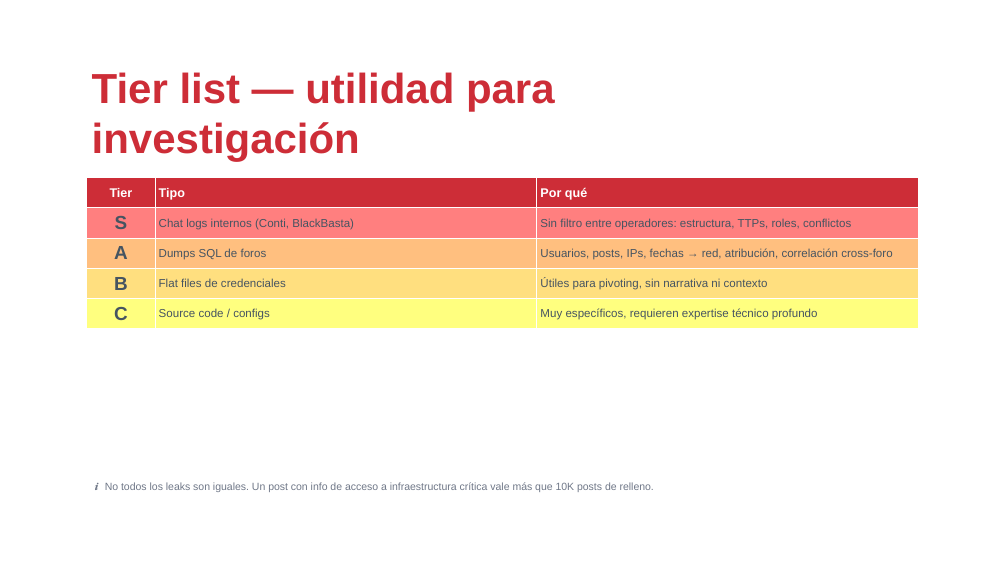
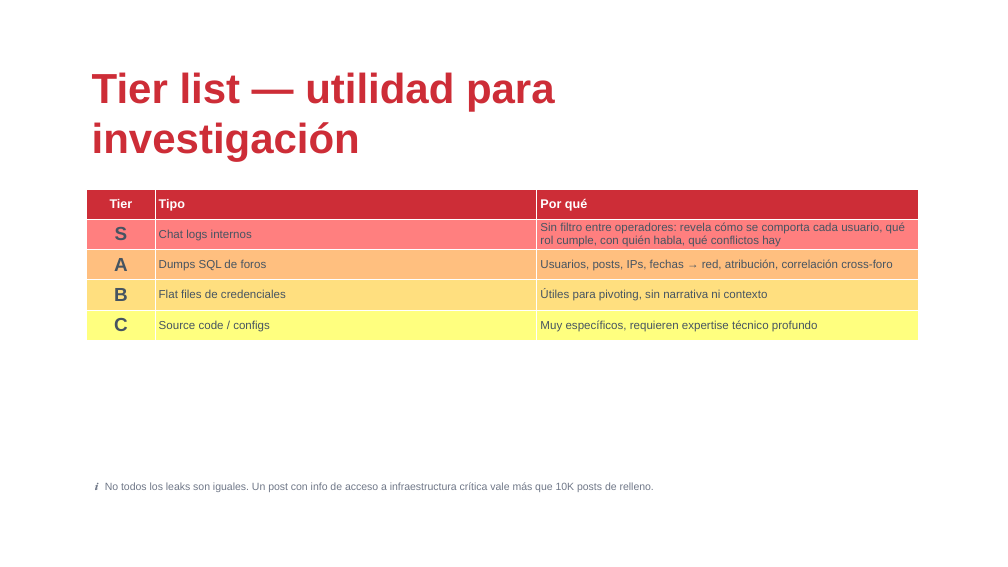
Before and after one commit to drj3ky11/FearOfTheDark, a slide deck: slide 5 of bloque0_ecosistema/csbc26_b0_ecosistema.pptx. Drawn at 1008x567 pixels with LibreOffice and Linux fonts; fonts in the diff are those of the drawing; background and template pictures are left out. Boxes give left, top, right and bottom in pixels: in the first picture for what was removed or moved away, otherwise in the second. Text is boxed around its words. In the diff, an @@ line names an element or a change of style, - is before the commit and + after.

Commit message:
feat: reenfocar los 3 casos prácticos en una técnica protagonista
Cada caso propio (CardingForums, HackingForums, IronMarch) reduce ahora
lo genérico/redundante con Ransomware o entre sí y profundiza su hilo
conductor: IronMarch en centralidad + ground truth judicial, HackingForums
en atribución cross-foro multi-señal (incluida persistencia real
verificada entre los 4 snapshots de OGUsers), CardingForums en Louvain +
especialización de mercado. Notebooks y .pptx regenerados en los tres.

También: correcciones de bloque0_ecosistema (guion y contenido según
revisión) y ajustes globales en _shared/theme.py (tamaño de etiqueta de
sección, aire título-cuerpo, color de viñeta en two_col_slide).

```diff
--- a/bloque0_ecosistema/csbc26_b0_ecosistema.pptx
+++ b/bloque0_ecosistema/csbc26_b0_ecosistema.pptx
@@ table at [87, 189, 919, 340] @@
-row 2, column 2: Chat logs internos (Conti, BlackBasta)
+row 2, column 2: Chat logs internos
-row 2, column 3: Sin filtro entre operadores: estructura, TTPs, roles, conflictos
+row 2, column 3: Sin filtro entre operadores: revela cómo se comporta cada usuario, qué rol cumple, con quién habla, qué conflictos hay
@@ table: place and size @@
-table at [87, 178, 919, 329]
+table at [87, 189, 919, 340]
```
Also in this commit, not shown: 11 other slides changed, 13 other files.
